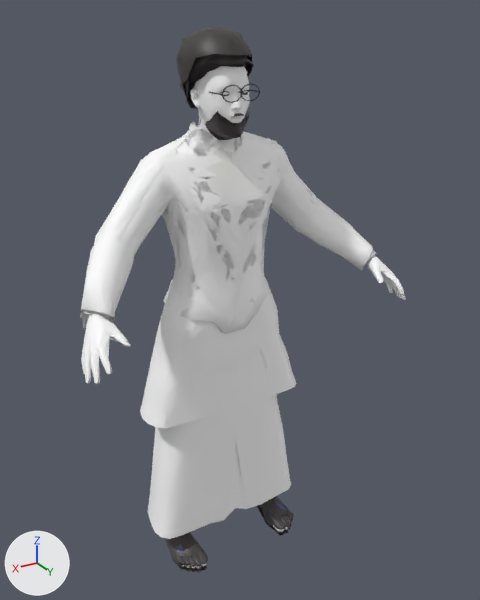
One commit to the glTF model assets/humans/m_tall.glb: the scene before it, then after it.
Before and after are seen from a camera (50 mm lens) standing at (1.046, 1.921, 1.918) and looking at (-0.044, 0.103, 1.009). Arrows for +X, +Y and +Z are at lower left; the lights stay in place. The picture after the commit comes second.

Script lines for the objects in view, before the commit:
```python
me_l1_shirt_full = bpy.data.meshes.new('L1_shirt_full')
me_l1_shirt_full.from_pydata(...)  # 347 vertices, 626 faces; spans x -0.545..0.546, y -0.107..0.266, z 1.028..1.605
me_l1_shirt_full.materials.append(mat_defaultmaterial_010)
me_l1_shirt_out = bpy.data.meshes.new('L1_shirt_out')
me_l1_shirt_out.from_pydata(...)  # 308 vertices, 550 faces; spans x -0.371..0.371, y -0.13..0.162, z 0.921..1.605
me_l1_shirt_out.materials.append(mat_defaultmaterial_009)
me_l2_shoes = bpy.data.meshes.new('L2_shoes')
me_l2_shoes.from_pydata(...)  # 157 vertices, 247 faces; spans x -0.265..0.265, y -0.063..0.222, z -0.008..0.077
me_l2_shoes.materials.append(mat_defaultmaterial_046)
ob_l1_shirt_full = bpy.data.objects.new('L1_shirt_full', me_l1_shirt_full)
ob_l1_shirt_full.location = (0.0, 0.0, 0.0)
ob_l1_shirt_out = bpy.data.objects.new('L1_shirt_out', me_l1_shirt_out)
ob_l1_shirt_out.location = (0.0, 0.0, 0.0)
ob_l2_shoes = bpy.data.objects.new('L2_shoes', me_l2_shoes)
ob_l2_shoes.location = (0.0, 0.0, 0.0)
# also in view: 'L2_kurta_skirt' at (0.002, 0.019, 0.839); 'L1_hair_bouffant' at (0.009, 0.043, 1.761); 'L2_kurta' at (-0.001, 0.073, 1.247); 'L1_shoes' at (0.0, 0.08, 0.035); 'L1_beard' at (0.001, 0.112, 1.609)
```
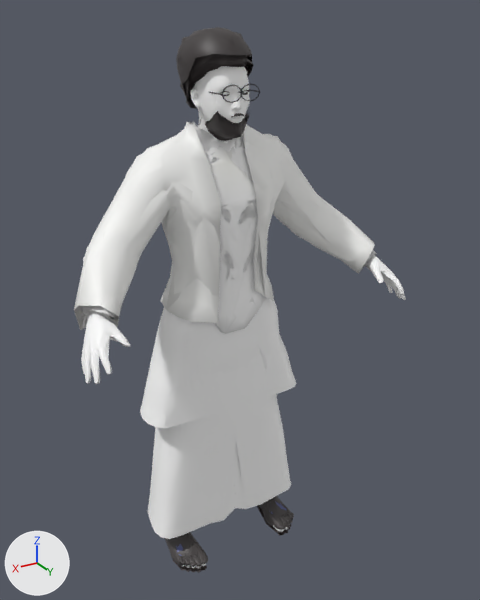
Pixel boxes (x1, y1, x2, y2) of what changed, in the pictures (480 x 600 px):
'L1_labcoat', added
    after: (74, 122, 375, 330)
'L2_labcoat', added
    after: (81, 122, 355, 327)
'L1_kurta', unchanged, covered by the edit
    before: (81, 135, 373, 333)
    after: (81, 137, 370, 333)
'L2_kurta', unchanged, covered by the edit
    before: (81, 132, 355, 334)
    after: (81, 135, 258, 334)
'L1_shirt_out', unchanged, covered by the edit
    before: (140, 124, 313, 310)
    after: (190, 124, 258, 310)
'L2_shirt_full', unchanged, covered by the edit
    before: (82, 122, 319, 318)
    after: (82, 122, 256, 318)

The edits, one by one:
Mesh me_l2_labcoat is new.
It has 94 vertices, 151 faces and spans x -0.554..0.544, y -0.159..0.262, z 0.854..1.609.
It uses material mat_defaultmaterial_049.
Mesh me_l1_labcoat is new.
It has 346 vertices, 612 faces and spans x -0.559..0.558, y -0.151..0.274, z 0.847..1.609.
It uses material mat_defaultmaterial_019.
Object 'L2_labcoat' (ob_l2_labcoat) is new; it shows me_l2_labcoat.
Its location is (0.0, 0.0, 0.0).
Object 'L1_labcoat' (ob_l1_labcoat) is new; it shows me_l1_labcoat.
Its location is (0.0, 0.0, 0.0).
